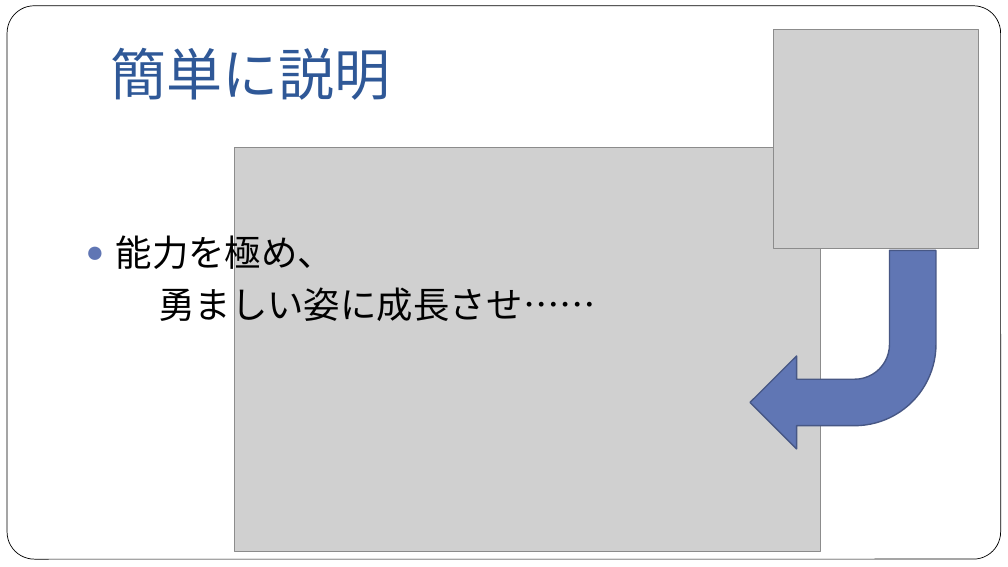
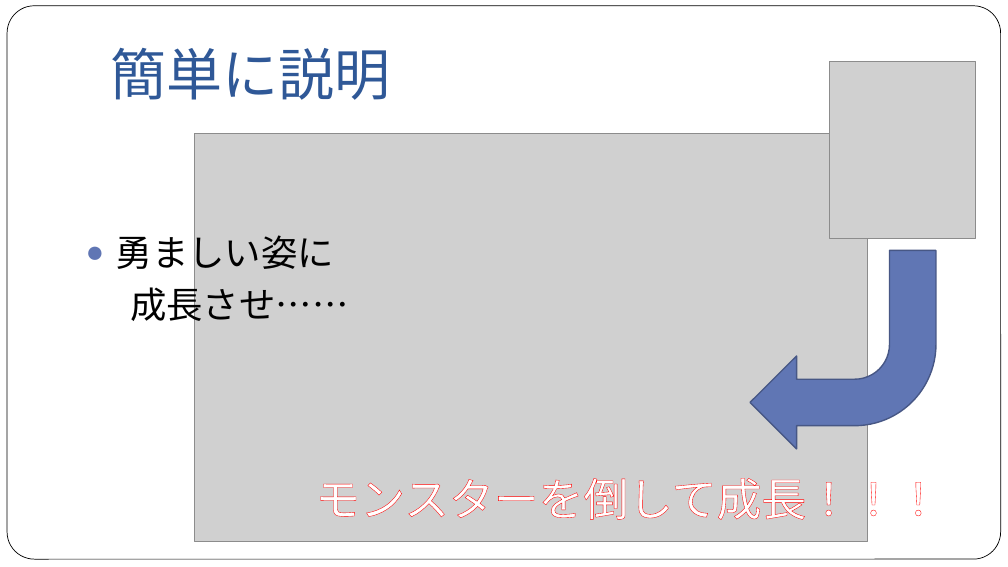
Before and after one commit to NyamLand/VSRPG, a slide deck: slide 12 of 仕様/プレゼンテーション/第一回発表.pptx (slide 11 before the commit). Drawn at 1008x567 pixels with LibreOffice and Linux fonts; fonts in the diff are those of the drawing; grey boxes stand for pictures. Boxes give left, top, right and bottom in pixels: in the first picture for what was removed or moved away, otherwise in the second. Text is boxed around its words. In the diff, an @@ line names an element or a change of style, - is before the commit and + after.

```diff
--- a/仕様/プレゼンテーション/第一回発表.pptx
+++ b/仕様/プレゼンテーション/第一回発表.pptx
@@ picture: place and size @@
-picture at [774,29,979,249]
+picture at [830,61,976,239]
@@ picture: place and size @@
-picture at [234,147,821,551]
+picture at [195,133,868,541]
@@ text at [116,230,349,328]: text changed @@
-● 能力を極め、
-勇ましい姿に成長させ……
+● 勇ましい姿に
+成長させ……
@@ text added at [315,470,940,527], 32 pt, text #FFFFFF @@
+モンスターを倒して成長！！！
```
Also in this commit, not shown: 13 other slides changed, 7 slides added, 1 slide removed, 12 other files.
